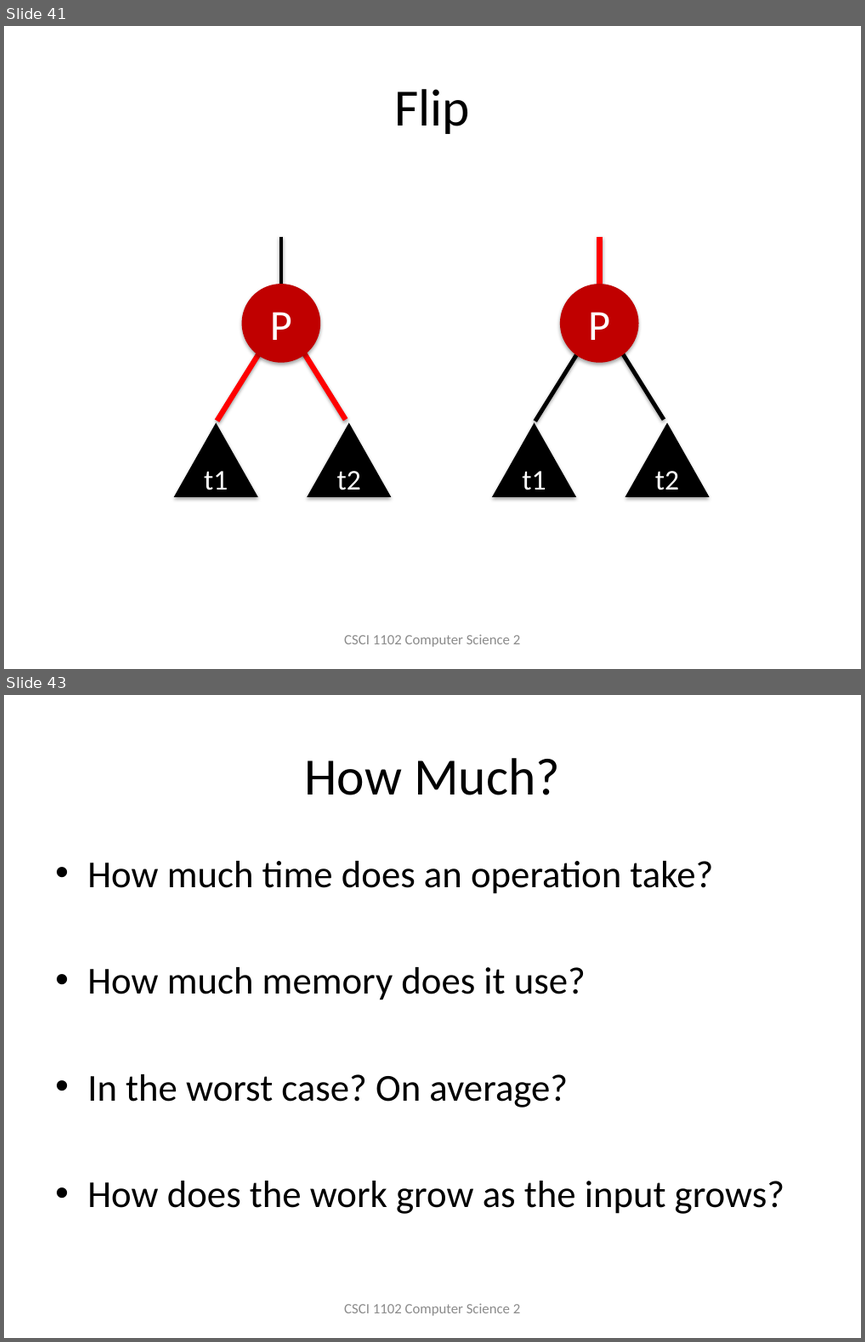
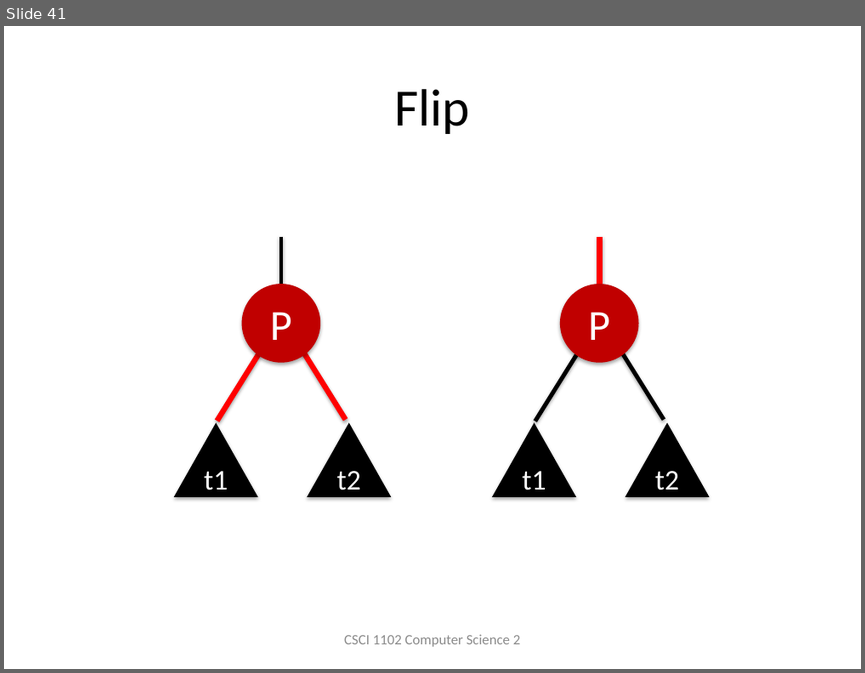
Before and after one commit to BC-CSCI1102/week12, a slide deck: slides/T.4.13.2-3-4.Trees.pptx. Shown one above the other, each under a label of ours: slides 41 and 43 before the commit, slide 41 after it; the slides between them are not shown. The pictures are 865x1342 and 865x673 pixels, drawn with LibreOffice and Linux fonts; fonts in the diff are those of the drawing. Boxes give left, top, right and bottom in pixels: in the first picture for what was removed or moved away, otherwise in the second. Text is boxed around its words. In the diff, an @@ line names an element or a change of style, - is before the commit and + after.

```diff
--- a/slides/T.4.13.2-3-4.Trees.pptx
+++ b/slides/T.4.13.2-3-4.Trees.pptx
@@ slide 43 removed at [4,695,861,1338], background #FFFFFF @@
@@ title removed at [305,758,560,795] @@
-How Much?
@@ text removed at [87,861,784,1213] @@
-• How much time does an operation take?
-• How much memory does it use?
-• In the worst case? On average?
-• How does the work grow as the input grows?
@@ text removed at [344,1303,520,1315] @@
-CSCI 1102 Computer Science 2
```
Also in this commit, not shown: 2 other slides removed.
